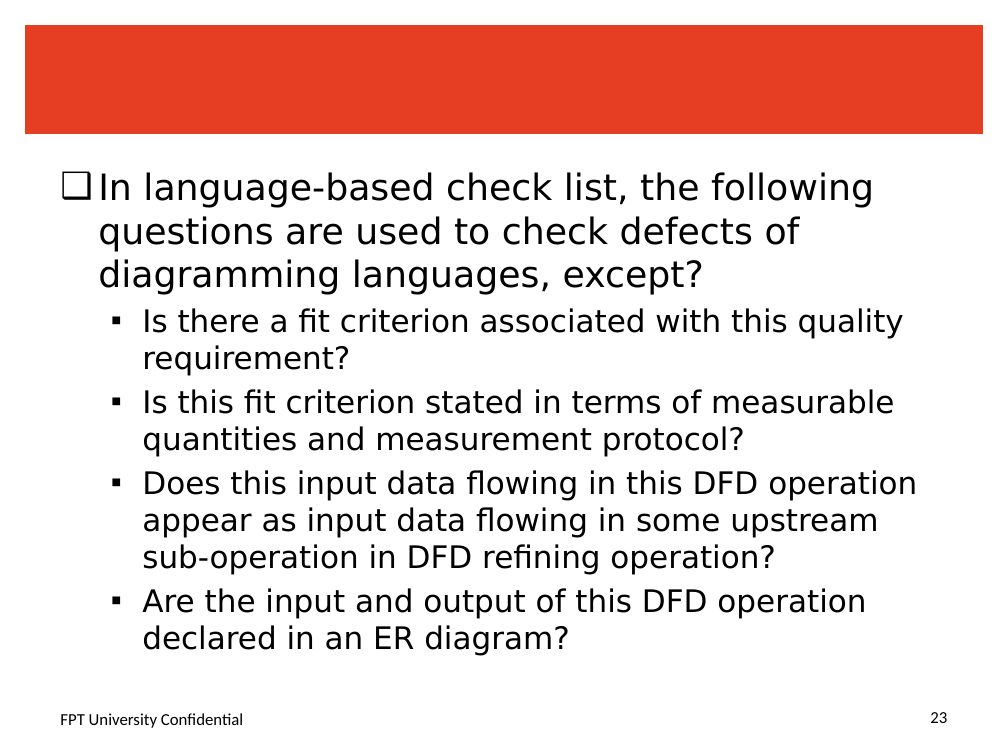
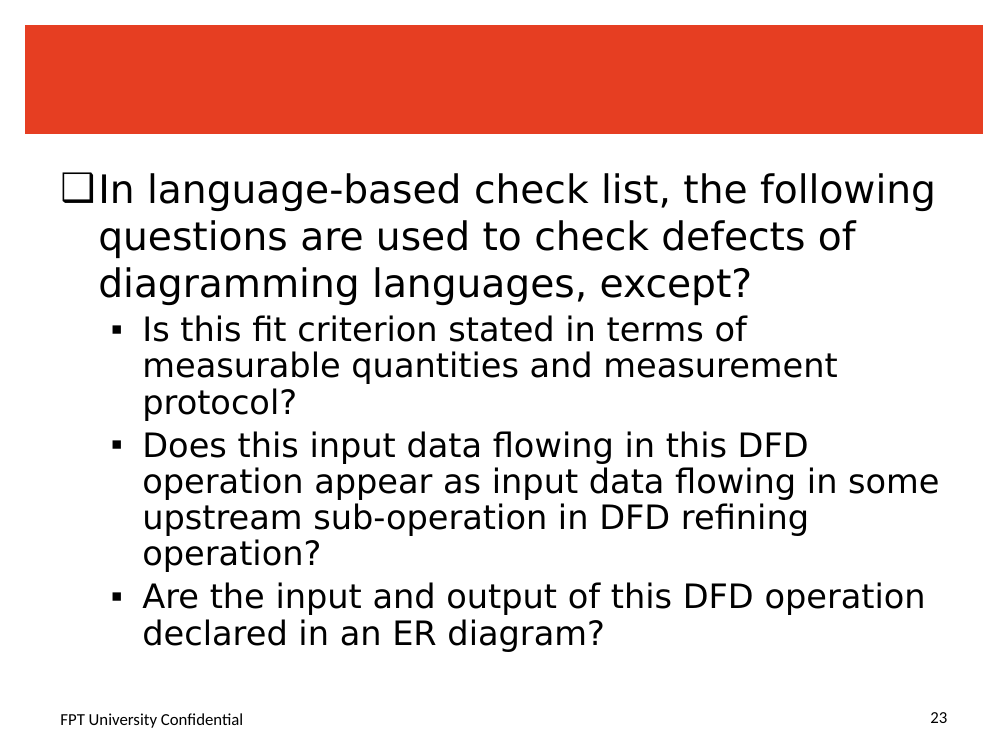
Before and after one commit to sangnvus/srdocument, a slide deck: slide 23 of QB/Review/SR_ReviewQuestions_Chap5.pptx. Drawn at 1008x756 pixels with LibreOffice and Linux fonts; fonts in the diff are those of the drawing; background and template pictures are left out. Boxes give left, top, right and bottom in pixels: in the first picture for what was removed or moved away, otherwise in the second. Text is boxed around its words. In the diff, an @@ line names an element or a change of style, - is before the commit and + after.

```diff
--- a/QB/Review/SR_ReviewQuestions_Chap5.pptx
+++ b/QB/Review/SR_ReviewQuestions_Chap5.pptx
@@ text "In language-based check list, the ..." at [98, 173, 939, 652]: size 25.9 to 28 pt in "In language-based check list, the following questions ..."; size 22.2 to 24 pt in "Is this fit criterion stated in terms ...", "Does this input data flowing in this ...", "Are the input and output of this ..."; line spacing 1 to 0.9 @@
@@ text at [142, 308, 904, 376]: paragraph removed @@
-  ▪ Is there a fit criterion associated with this quality requirement?
```
Also in this commit, not shown: 1 other slide changed, 6 other files.
